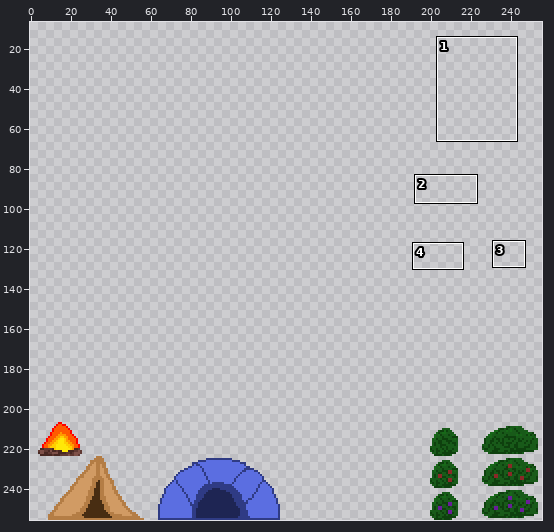
Two versions of one pixel-art file, Vojtech/Assets/Sprites/Forest/Forest_Tilemap.aseprite. The first picture is a wide view before the edit; the outline marks the close-up.
Close-up. Before the commit:
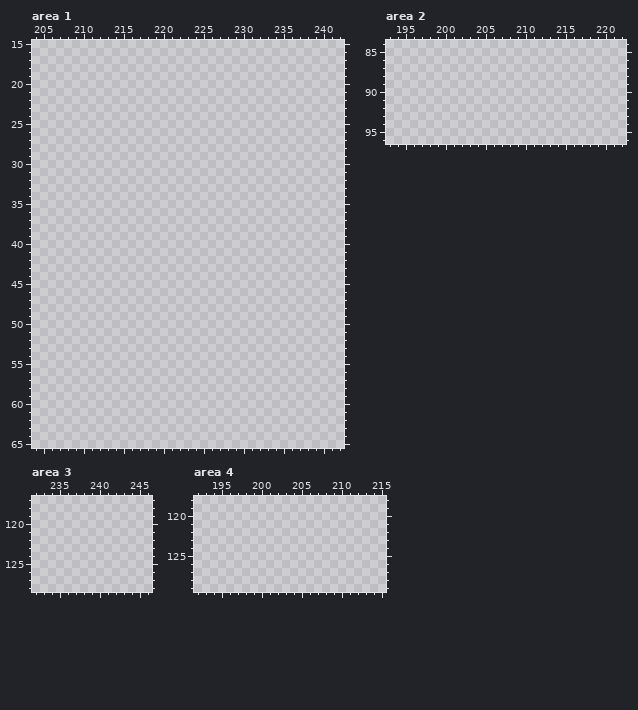
256x256 pixels, 1 frame. Colours within 5 levels of each other are drawn and written as one. Shown: area 1: x 204..242, y 15..65; area 2: x 193..222, y 84..96; area 3: x 232..246, y 117..128; area 4: x 192..215, y 118..129. The wide view leaves out empty margins. The commit also changed other parts of the picture, which this record leaves out.
New version:
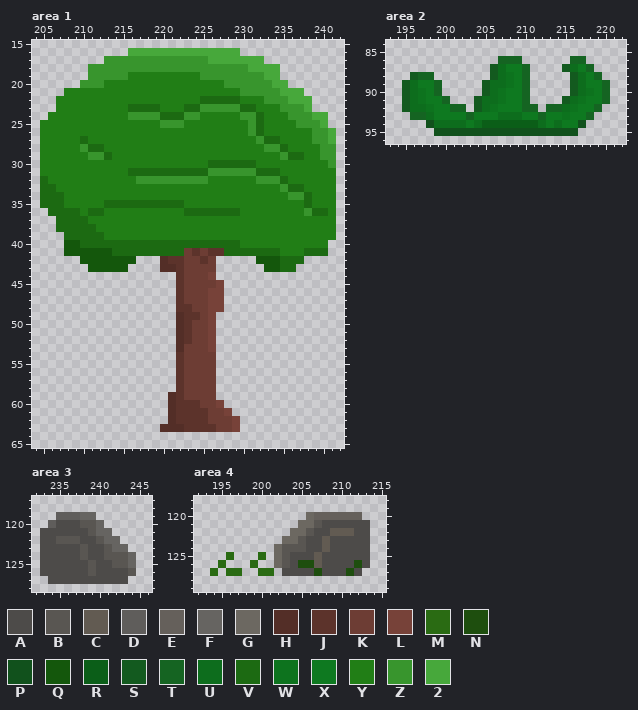
Palette (. is transparent): A #4d4b49  B #595652  C #625b52  D #5f5d5b  E #65605b  F #666461  G #6c6861  H #532e27  J #5c332b  K #6d3d34  L #774239  M #2a6b13  N #1e4e0e  P #11511c  Q #14570c  R #0b5e18  S #135a1f  T #156422  U #0d6d1d  V #1c6a12  W #0d731e  X #0e7920  Y #217e16  Z #38952d  2 #47a83b
Diff:
--- area 1
@@ x 204..242 @@
 15 .......................................
-16 .......................................
-17 .......................................
-18 .......................................
-19 .......................................
-20 .......................................
-21 .......................................
-22 .......................................
-23 .......................................
-24 .......................................
-25 .......................................
-26 .......................................
-27 .......................................
-28 .......................................
-29 .......................................
-30 .......................................
-31 .......................................
-32 .......................................
-33 .......................................
-34 .......................................
-35 .......................................
-36 .......................................
-37 .......................................
-38 .......................................
-39 .......................................
-40 .......................................
-41 .......................................
-42 .......................................
-43 .......................................
-44 .......................................
-45 .......................................
-46 .......................................
-47 .......................................
-48 .......................................
-49 .......................................
-50 .......................................
-51 .......................................
-52 .......................................
-53 .......................................
-54 .......................................
-55 .......................................
-56 .......................................
-57 .......................................
-58 .......................................
-59 .......................................
-60 .......................................
-61 .......................................
-62 .......................................
-63 .......................................
+16 ............22222222222222.............
+17 .........ZZZZZZZZZZZZZ2222222..........
+18 .......ZZZZZZZZZZZZZZZZZZZZ2222........
+19 .......ZZZZZYYYYYYYYYZZZZZZZZ22........
+20 ......ZZZYYYYYYYYYYYYYYYZZZZZZ22.......
+21 ....YYYYYYYYYYYYYYYYYYYYYYZZZZZ222.....
+22 ...YYYYYYYYYYYYYYYYYYVVVVVYYYZZZ222....
+23 ...YYYYYYYYYVVVVYYYVVZZZZZVVYYYZZZ2....
+24 ..YYYYYYYYYYZZZZVVVZZYYYYYZZVYYYZZZ22..
+25 .YYYYYYYYYYYYYYYZZZYYYYYYYYZVYYYYZZZ2..
+26 .YYYYYYYYYYYYYYYYYYYYYYYYYYZVYYYYYYZZ2.
+27 .YYYYYVYYYYYYYYYYYYYYYYYYYYYZVVYYYYZZ2.
+28 .YYYYYZVVYYYYYYYYYYYYYYYYYYYYZZVYYYYZZ.
+29 .YYYYYYZZVYYYYYYYYYYYYYYYYYYYYYZVVYYZZ.
+30 .YYYYYYYYYYYYYYYYYYYYYVVVVVVYYYYYYYYYZ.
+31 .YYYYYYYYYYYVVVVVVVVVVZZZZZZVVVYYYYYYY.
+32 .VYYYYYYYYYYYZZZZZZZZZYYYYYYZZZVYYYYYY.
+33 .VVYYYYYYYYYYYYYYYYYYYYYYYYYYYYZVVYYYY.
+34 .VVVYYYYYYYYYYYYYYYYYYYYYYYYYYYYZZVYYY.
+35 .VVVYYYYYVVVVVVVVVVYYYYYYYYYYYYYYYVYYY.
+36 ..VVVVYVVYYYYYYYYYYVVVVVVVYYYYYYYYZVVY.
+37 ...VVVVYYYYYYYYYYYYYYYYYYYYYYYYYYYYYYY.
+38 ...VVVVVYYYYYYYYYYYYYYYYYYYYYYYYYYYYYY.
+39 ....VVVVVYYYYYYYYYYYYYYYYYYYYYYYYYYYYY.
+40 ....QQVVVVVVVVVVVVVVVVVVVVYYYYYYYYYYY..
+41 ....QQQQQQVVVVVVVVVKJKJJVVVVVVVYYYVVV..
+42 ......QQQQQQQ...HJJKKJK.....QQQVVV.....
+43 .......QQQQQ....HHJKKKK......QQVV......
+44 ..................JKKKL................
+45 ..................JKKKKL...............
+46 ..................JKKKLL...............
+47 ..................JKKKLL...............
+48 ..................JJKKLL...............
+49 ..................HJJKL................
+50 ..................HJKKL................
+51 ..................HJKKL................
+52 ..................HJKKL................
+53 ..................HKKKL................
+54 ..................JKKKK................
+55 ..................JKKKK................
+56 ..................JKKKK................
+57 ..................JKKKK................
+58 ..................JKKKK................
+59 .................HJKKKK................
+60 .................HJJJKKL...............
+61 .................HJJJJKKL..............
+62 .................HJJJJKKKL.............
+63 ................HHHJJJJKKL.............
 64 .......................................
--- area 2
@@ x 193..222 @@
 85 ..............................
-86 ..............................
-87 ..............................
-88 ..............................
-89 ..............................
-90 ..............................
-91 ..............................
-92 ..............................
-93 ..............................
-94 ..............................
-95 ..............................
+86 ..............TTT......TT.....
+87 .............SUXXT....SUXT....
+88 ...STT.......SUWXT.....SUXT...
+89 ..SUXXT.....SUUWXT.....SUXXT..
+90 ..SUWXT.....SUWXXT.....SUWXT..
+91 ..SUWXXT...SUUWXXT....SUWXXT..
+92 ..SUUWXXTT.SUWXXXTT.TTUWXXT...
+93 ...TTUXXXXTXXXUUUXXTXXWXXT....
+94 .....PUUUUXURRRRRRRUXUXXP.....
+95 ......PPPPPPPPPPPPPPPPPP......
 96 ..............................
--- area 3
@@ x 232..246 @@
 118 ...............
-119 ...............
-120 ...............
-121 ...............
-122 ...............
-123 ...............
-124 ...............
-125 ...............
-126 ...............
-127 ...............
+119 ...DDDFF.......
+120 ..DAAABBF......
+121 .AAAAAABFF.....
+122 .AABBBAABFF....
+123 .AAAAABAABFF...
+124 .AAAAABAABBBF..
+125 .AAAAAABAABBF..
+126 .AAAAAABAAAAB..
+127 ..AAAAAAAAAA...
 128 ...............
--- area 4
@@ x 192..215 @@
 119 ........................
-120 ........................
-121 ........................
-122 ........................
-123 ........................
-124 ........................
-125 ........................
-126 ........................
-127 ........................
+120 ..............GEEEEEE...
+121 .............GGBAAAAAA..
+122 ............GGBAACCCAA..
+123 ...........GGBAACAAAAA..
+124 ..........GBBBAACAAAAA..
+125 ....M...M.GBAAACAAAAAA..
+126 ...M...M..GBANNCAAAANA..
+127 ..M.MM..MM.AAAANAAANA...
 128 ........................
Changed places in both close-ups, as pixel boxes (x1, y1, x2, y2):
added: (40, 48, 336, 432)
added: (402, 56, 610, 136)
added: (40, 512, 136, 584)
added: (210, 512, 370, 576)
